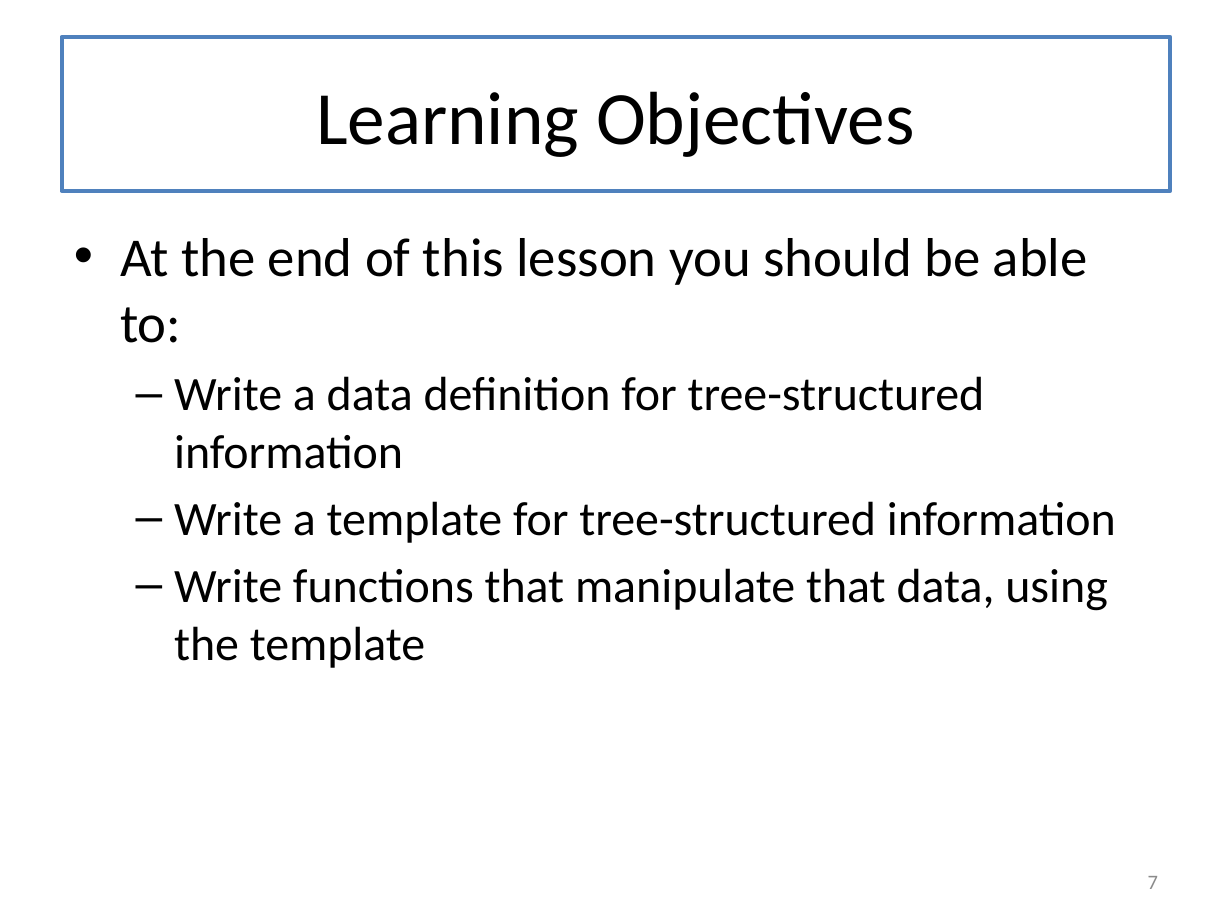
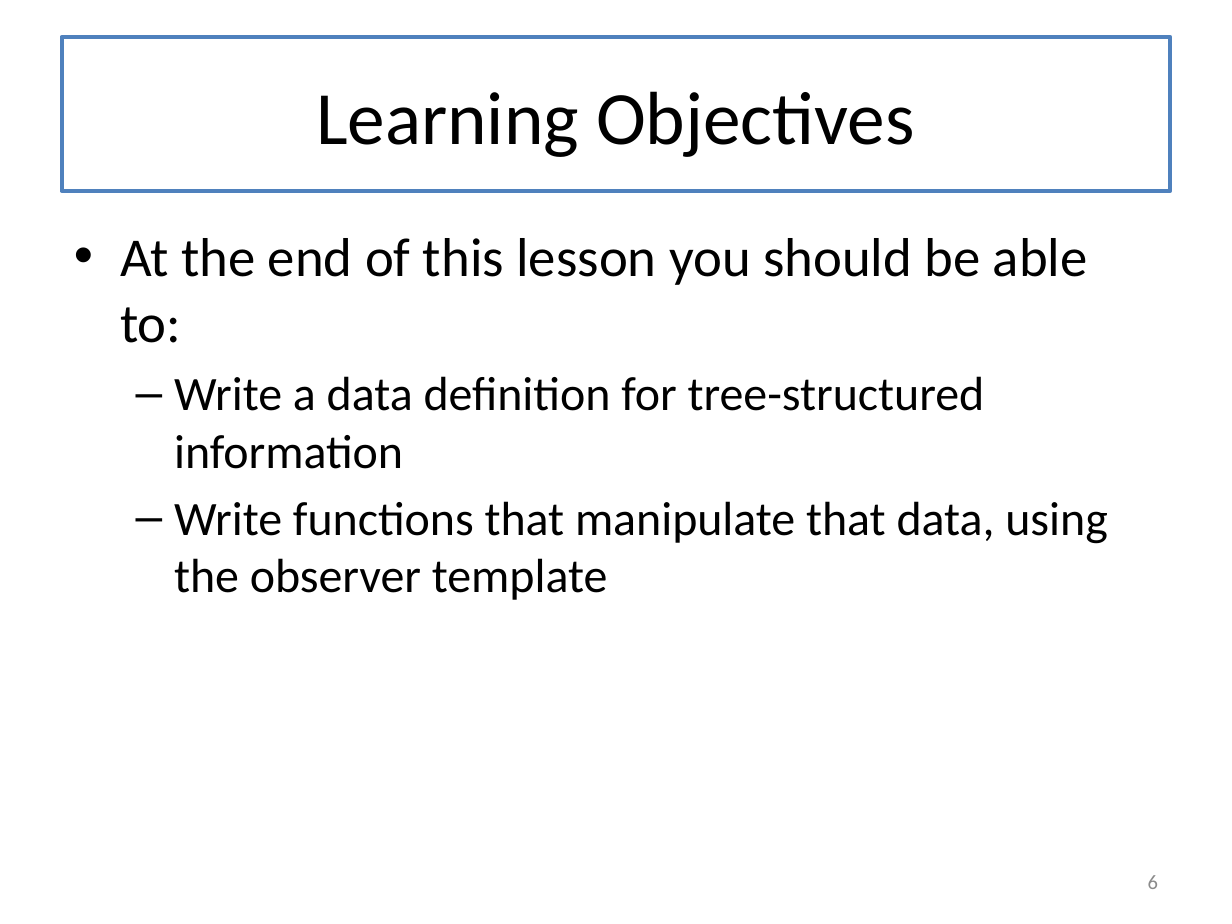
Before and after one commit to mwand/cs5010f17, a slide deck: slide 6 of Slides/Lesson 5.X Trees and Graphs - Combined Slides.pptx (slide 7 before the commit). Drawn at 1232x924 pixels with LibreOffice and Linux fonts; fonts in the diff are those of the drawing. Boxes give left, top, right and bottom in pixels: in the first picture for what was removed or moved away, otherwise in the second. Text is boxed around its words. In the diff, an @@ line names an element or a change of style, - is before the commit and + after.

```diff
--- a/Slides/Lesson 5.X Trees and Graphs - Combined Slides.pptx
+++ b/Slides/Lesson 5.X Trees and Graphs - Combined Slides.pptx
@@ text at <box>174,501,1108,600</box>: text changed @@
-  – Write a template for tree-structured information
-  – Write functions that manipulate that data, using the template
+  – Write functions that manipulate that data, using the observer template
@@ page number at <box>1148,875,1158,889</box>: text changed @@
-7
+6
```
Also in this commit, not shown: 30 other slides changed, 1 slide added, 4 slides removed, 51 other files.
